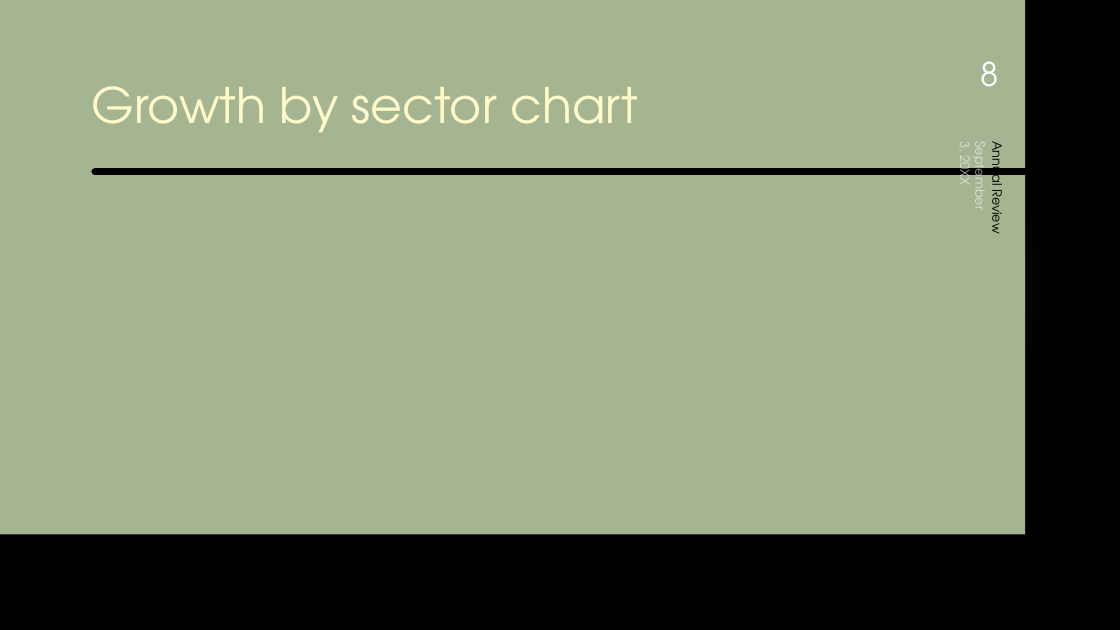
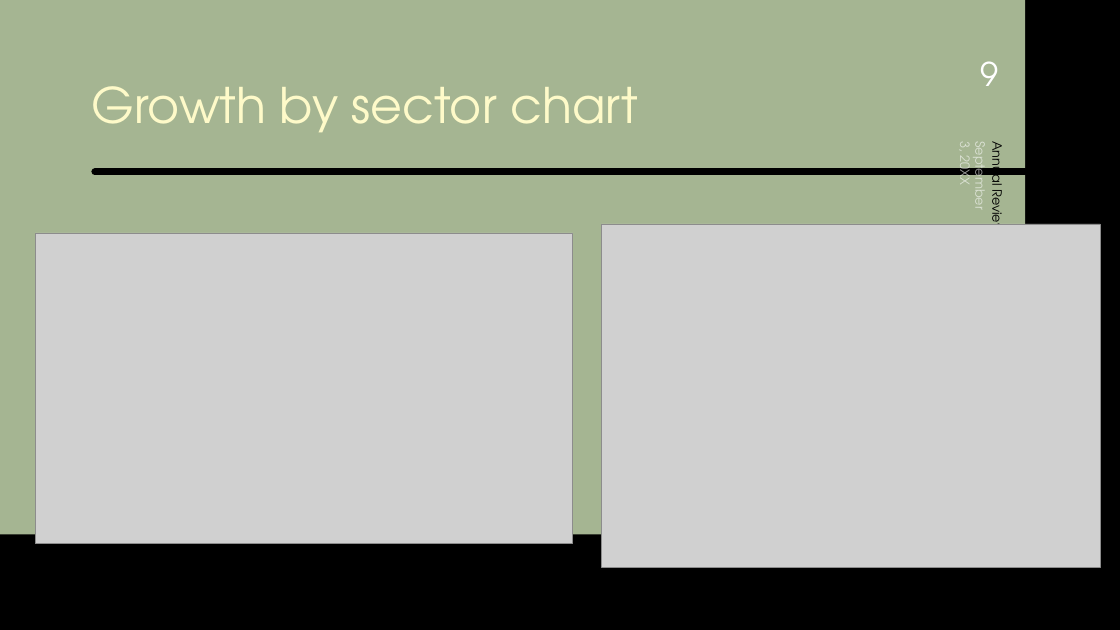
Before and after one commit to dzapata915/Lyme_Disease, a slide deck: slide 9 of Lyme Disease Powerpoint.pptx (slide 8 before the commit). Drawn at 1120x630 pixels with LibreOffice and Linux fonts; fonts in the diff are those of the drawing; grey boxes stand for pictures; background and template pictures are left out. Boxes give left, top, right and bottom in pixels: in the first picture for what was removed or moved away, otherwise in the second. Text is boxed around its words. In the diff, an @@ line names an element or a change of style, - is before the commit and + after.

```diff
--- a/Lyme Disease Powerpoint.pptx
+++ b/Lyme Disease Powerpoint.pptx
@@ page number at (980, 61, 998, 86): text changed @@
-8
+9
@@ picture added at (35, 233, 573, 544) @@
@@ picture added at (602, 224, 1101, 568) @@
```
Also in this commit, not shown: 5 slides added, 4 slides removed.
